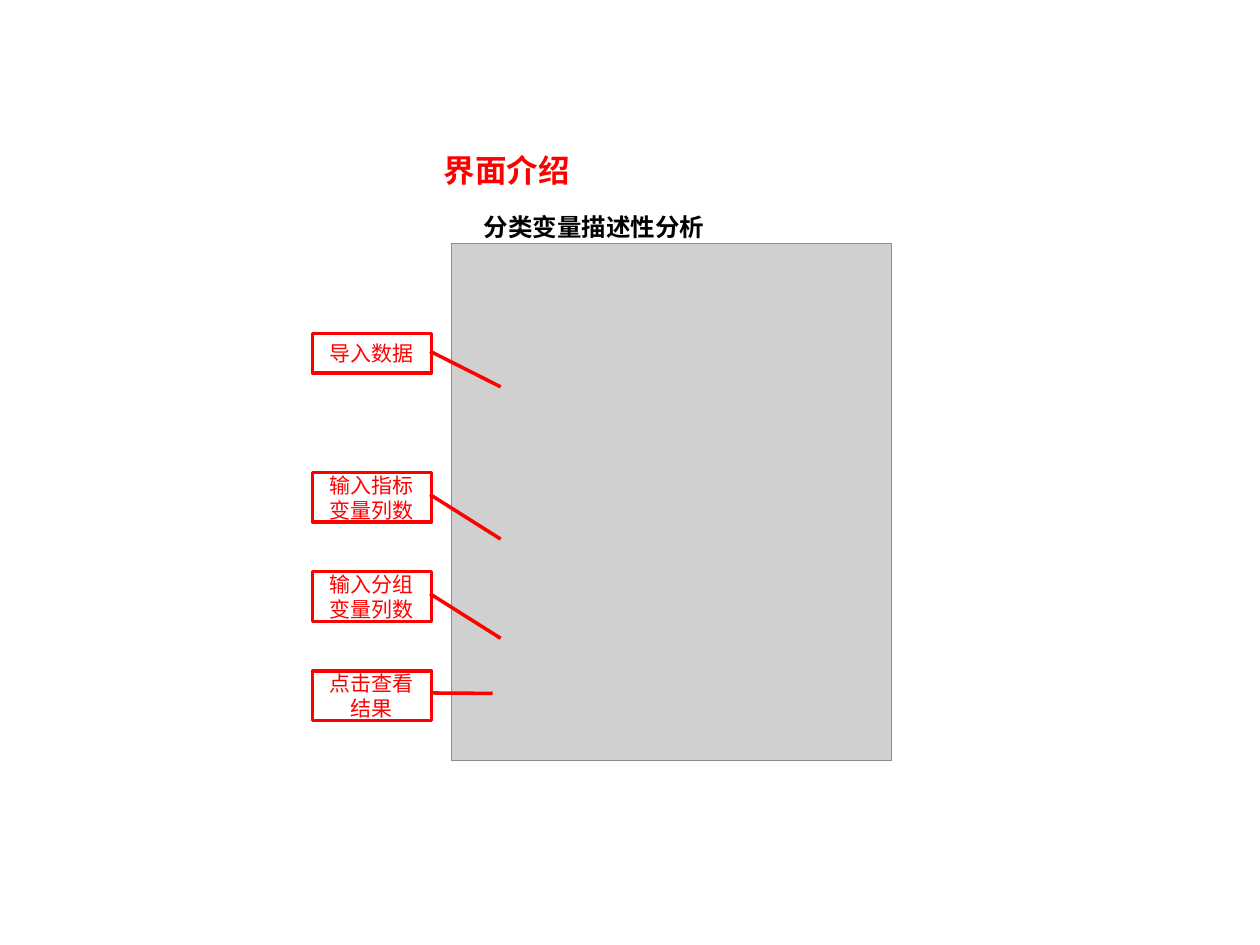
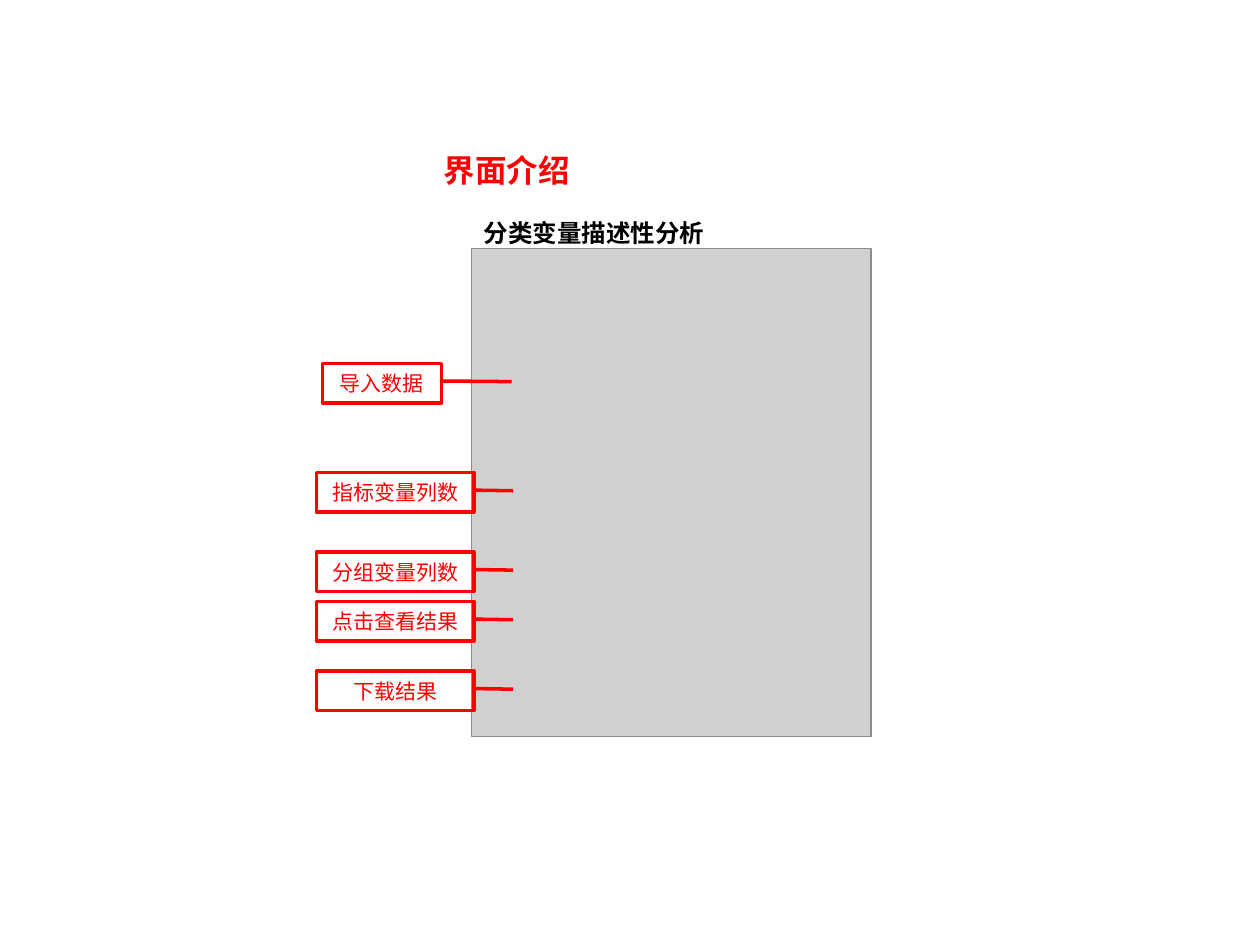
Before and after one commit to YanqiangLu1/luyanqiang3, a slide deck: slide 2 of image/describe/describe.pptx. Drawn at 1260x945 pixels with LibreOffice and Linux fonts; fonts in the diff are those of the drawing; grey boxes stand for pictures. Boxes give left, top, right and bottom in pixels: in the first picture for what was removed or moved away, otherwise in the second. Text is boxed around its words. In the diff, an @@ line names an element or a change of style, - is before the commit and + after.

```diff
--- a/image/describe/describe.pptx
+++ b/image/describe/describe.pptx
@@ text "分类变量描述性分析": place and size @@
-text "分类变量描述性分析" at bbox=[484, 215, 705, 239]
+text "分类变量描述性分析" at bbox=[484, 221, 705, 245]
@@ picture: place and size @@
-picture at bbox=[451, 243, 891, 760]
+picture at bbox=[471, 248, 871, 737]
@@ border callout "导入数据": place and size @@
-border callout "导入数据" at bbox=[312, 334, 431, 373]
+border callout "导入数据" at bbox=[323, 363, 441, 402]
@@ border callout "指标变量列数": place and size @@
-border callout "指标变量列数" at bbox=[312, 472, 431, 522]
+border callout "指标变量列数" at bbox=[316, 472, 474, 512]
@@ text in border callout at bbox=[332, 482, 458, 502]: text changed @@
-输入指标变量列数
+指标变量列数
@@ proportions changed in 4 elements at bbox=[323, 363, 441, 402], bbox=[316, 601, 474, 640], bbox=[316, 472, 474, 512], bbox=[316, 552, 474, 591] @@
@@ border callout "分组变量列数": place and size @@
-border callout "分组变量列数" at bbox=[312, 572, 431, 621]
+border callout "分组变量列数" at bbox=[316, 552, 474, 591]
@@ text in border callout at bbox=[332, 562, 458, 582]: text changed @@
-输入分组变量列数
+分组变量列数
@@ border callout "点击查看结果": place and size @@
-border callout "点击查看结果" at bbox=[312, 670, 431, 719]
+border callout "点击查看结果" at bbox=[316, 601, 474, 640]
@@ border callout added at bbox=[316, 670, 474, 709], outline #FF0000 2 pt, 12 pt, text #FF0000 @@
+下载结果
```
Also in this commit, not shown: 1 other slide changed, 53 other files.
